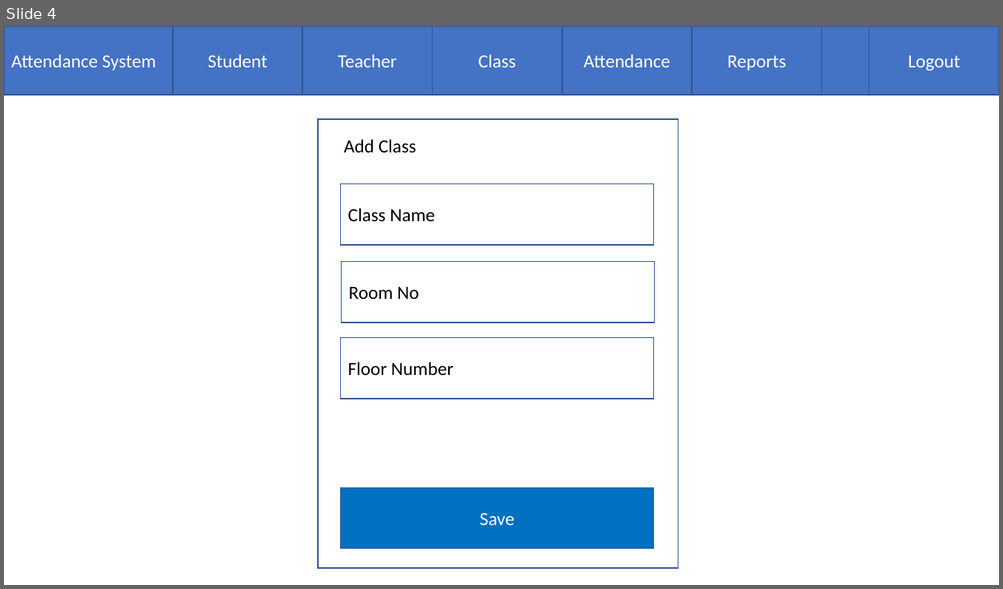
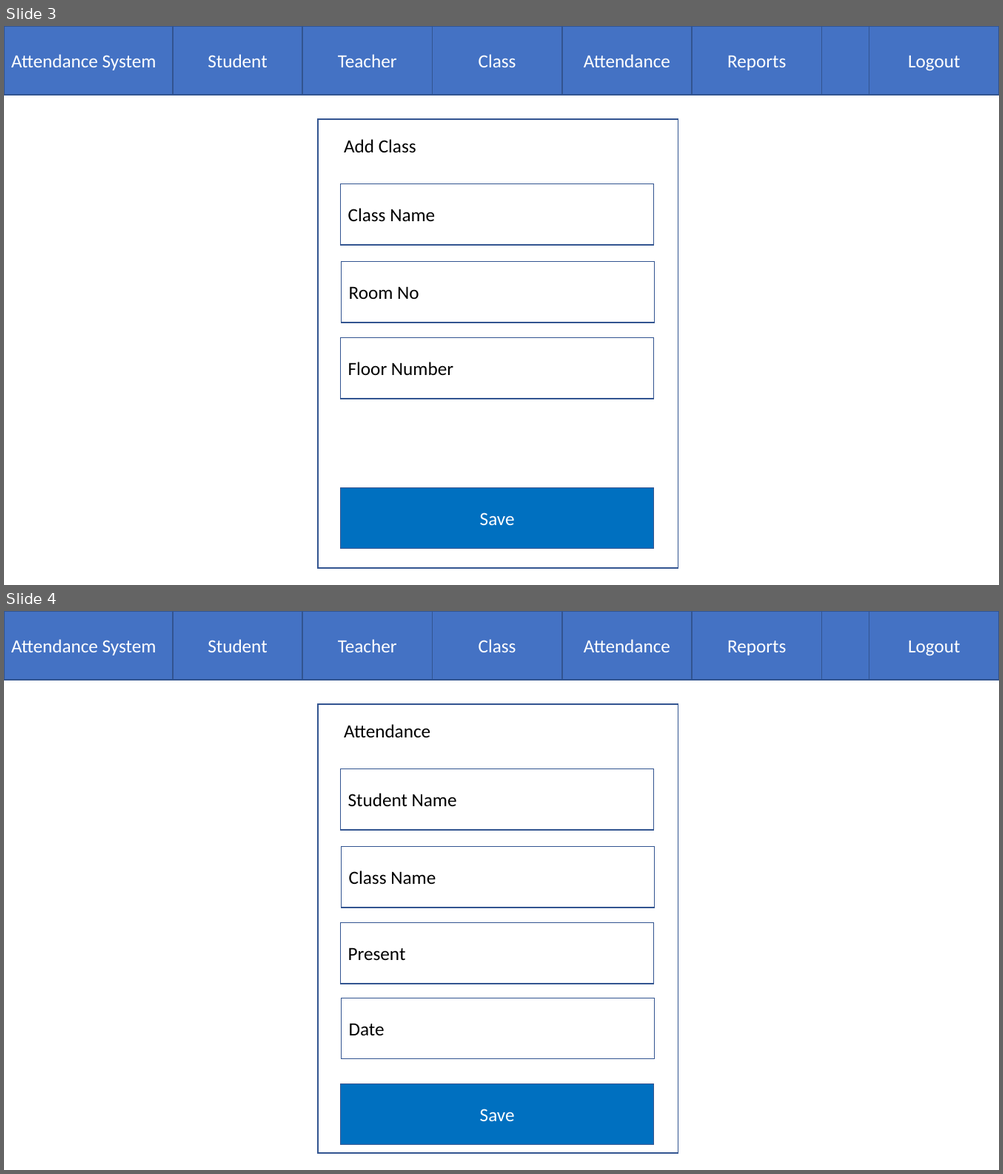
Before and after one commit to ashishpatil7007/library_management_system, a slide deck: Wireframes.pptx. Shown one above the other, each under a label of ours: slide 4 before the commit, slides 3 and 4 after it. The pictures are 1003x589 and 1003x1174 pixels, drawn with LibreOffice and Linux fonts; fonts in the diff are those of the drawing. Boxes give left, top, right and bottom in pixels: in the first picture for what was removed or moved away, otherwise in the second. Text is boxed around its words. In the diff, an @@ line names an element or a change of style, - is before the commit and + after.

```diff
--- a/Wireframes.pptx
+++ b/Wireframes.pptx
@@ slide 4 added at (4, 611, 999, 1170), background #FFFFFF @@
@@ rectangle added at (4, 611, 999, 680), fill #4472C4, outline #325491 1 pt, 18 pt, text #FFFFFF @@
+Attendance System
@@ rectangle added at (173, 611, 302, 680), fill #4472C4, outline #325491 1 pt, 18 pt, text #FFFFFF @@
+Student
@@ rectangle added at (302, 611, 432, 680), fill #4472C4, outline #325491 1 pt, 18 pt, text #FFFFFF @@
+Teacher
@@ rectangle added at (432, 611, 562, 680), fill #4472C4, outline #325491 1 pt, 18 pt, text #FFFFFF @@
+Class
@@ rectangle added at (562, 611, 692, 680), fill #4472C4, outline #325491 1 pt, 18 pt, text #FFFFFF @@
+Attendance
@@ rectangle added at (692, 611, 822, 680), fill #4472C4, outline #325491 1 pt, 18 pt, text #FFFFFF @@
+Reports
@@ rectangle added at (869, 611, 999, 680), fill #4472C4, outline #325491 1 pt, 18 pt, text #FFFFFF @@
+Logout
@@ rectangle added at (318, 704, 678, 1153), fill #FFFFFF, outline #325491 1 pt @@
@@ text added at (344, 724, 430, 738), 18 pt, text #000000 @@
+Attendance
@@ rectangle added at (341, 769, 654, 830), fill #FFFFFF, outline #325491 1 pt, 18 pt, text #000000 @@
+Student Name
@@ rectangle added at (341, 847, 654, 908), fill #FFFFFF, outline #325491 1 pt, 18 pt, text #000000 @@
+Class Name
@@ rectangle added at (341, 923, 654, 984), fill #FFFFFF, outline #325491 1 pt, 18 pt, text #000000 @@
+Present
@@ rectangle added at (341, 998, 654, 1059), fill #FFFFFF, outline #325491 1 pt, 18 pt, text #000000 @@
+Date
@@ rectangle added at (341, 1084, 654, 1145), fill #0070C0, outline #325491 1 pt, 18 pt, text #FFFFFF @@
+Save
@@ what was slide 4 is now slide 3 @@
```
Also in this commit, not shown: 2 other slides added, 1 slide removed, 14 other files.
